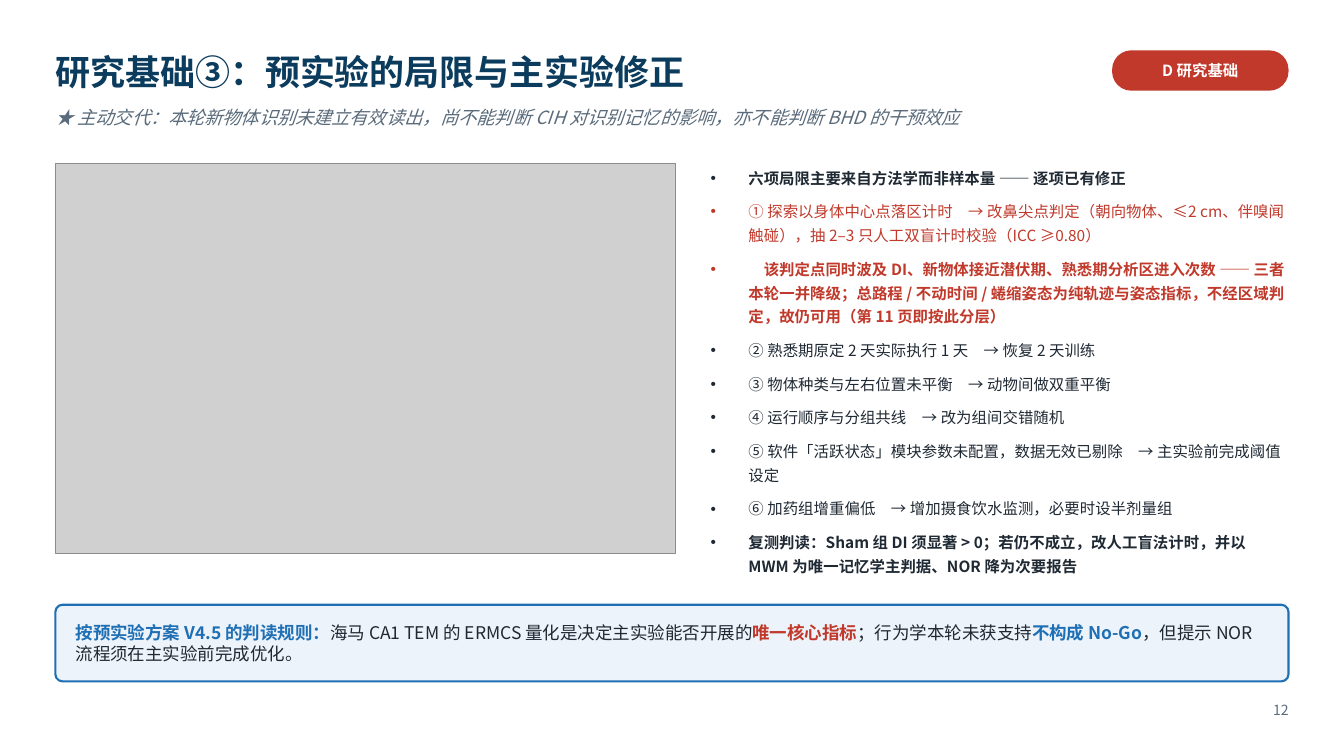
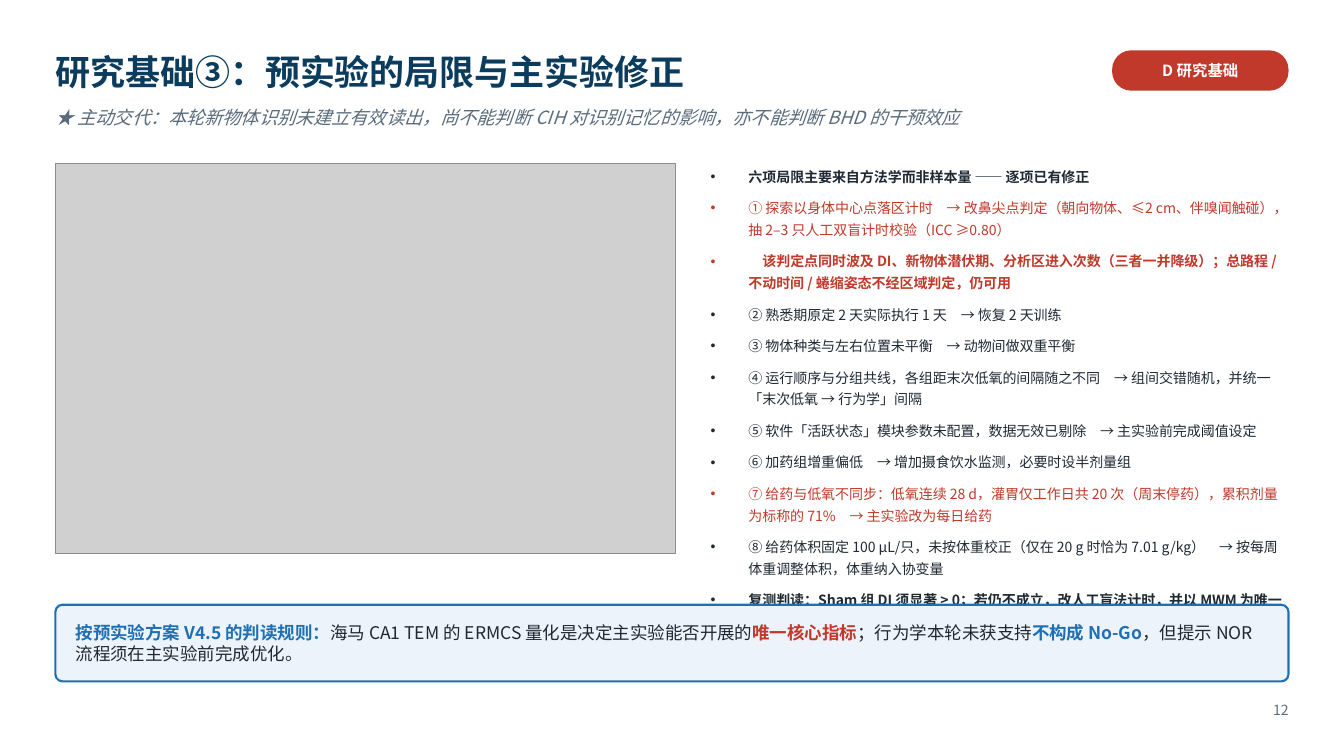
Before and after one commit to xoaiquynhanh17228kk-sketch/test, a slide deck: slide 12 of 开题报告_6分钟版.pptx. Drawn at 1344x756 pixels with LibreOffice and Linux fonts; fonts in the diff are those of the drawing; grey boxes stand for pictures. Boxes give left, top, right and bottom in pixels: in the first picture for what was removed or moved away, otherwise in the second. Text is boxed around its words. In the diff, an @@ line names an element or a change of style, - is before the commit and + after.

```diff
--- a/开题报告_6分钟版.pptx
+++ b/开题报告_6分钟版.pptx
@@ text at box(748, 170, 1288, 631): size 11 to 10 pt in "六项局限主要来自方法学而非样本量 —— 逐项已有修正", "① 探索以身体中心点落区计时 → 改鼻尖点判定（朝向物体、≤2 cm、伴嗅闻触碰），抽 2–3 只人工双盲计时校验（IC ...", "② 熟悉期原定 2 天实际执行 1 天 → ...", "③ 物体种类与左右位置未平衡 → 动物间做双重平衡" and 3 more places; line spacing 17.1pt to 15.5pt @@
@@ text at box(748, 254, 1268, 290): text changed; size 11 to 10 pt @@
-• 该判定点同时波及 DI、新物体接近潜伏期、熟悉期分析区进入次数 —— 三者本轮一并降级；总路程 / 不动时间 / 蜷缩姿态为纯轨迹与姿态指标，不经区域判定，故仍可用（第 11 页即按此分层）
+• 该判定点同时波及 DI、新物体潜伏期、分析区进入次数（三者一并降级）；总路程 / 不动时间 / 蜷缩姿态不经区域判定，仍可用
@@ text at box(748, 371, 1270, 406): text changed; size 11 to 10 pt @@
-• ④ 运行顺序与分组共线 → 改为组间交错随机
+• ④ 运行顺序与分组共线，各组距末次低氧的间隔随之不同 → 组间交错随机，并统一「末次低氧 → 行为学」间隔
@@ text at box(748, 487, 1278, 576): paragraphs added @@
+• ⑦ 给药与低氧不同步：低氧连续 28 d，灌胃仅工作日共 20 次（周末停药），累积剂量为标称的 71% → 主实验改为每日给药
+• ⑧ 给药体积固定 100 µL/只，未按体重校正（仅在 20 g 时恰为 7.01 g/kg） → 按每周体重调整体积，体重纳入协变量
```
Also in this commit, not shown: 5 other slides changed, 3 other files.
